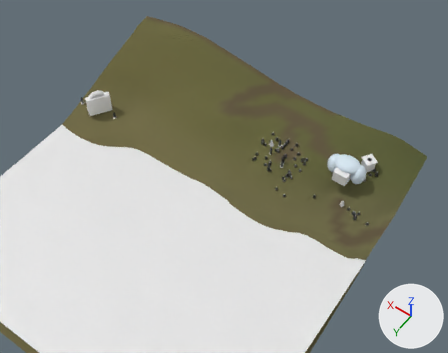
The glTF model eloria-assets/maps/nymara-regions/whitehorn_range/chunks/05_00/world.glb as it was, and as the next commit left it.
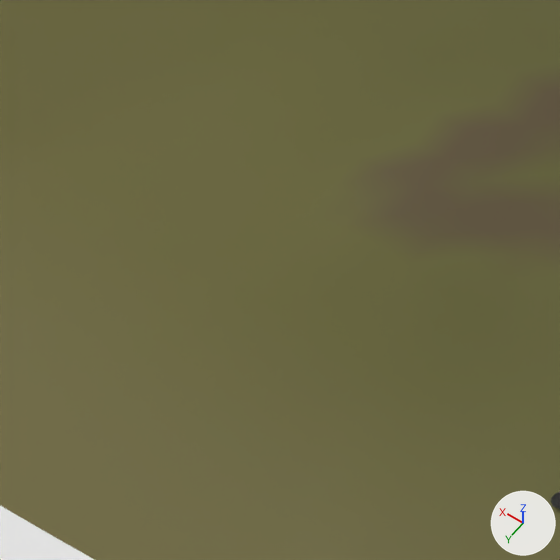
Old and new are each drawn from a 50 mm lens placed at (-87.5, 241.0, 137.4), pointed at (-24.6, 153.0, -0.9) and again close up on the part from 35% to 57% of the width and 21% to 48% of the height. The axes (+X, +Y, +Z) are drawn at lower right. The lights are the same throughout. The first two pictures are the older version. Where no turn or scale is listed for an object, it has been applied to the vertices.

The scene before the commit, as lines of its bpy script (objects in view):
```python
me_terrain_whitehorn_range_05_00 = bpy.data.meshes.new('Terrain_whitehorn_range_05_00')
me_terrain_whitehorn_range_05_00.from_pydata(...)  # 2401 vertices, 4608 faces; spans x 480.0..576.0, y -96.0..0.0, z -13.8..16.2
me_terrain_whitehorn_range_05_00.materials.append(mat_continental_ground)  # its picture is missing
me_water_whitehorn_range_05_00 = bpy.data.meshes.new('Water_whitehorn_range_05_00')
me_water_whitehorn_range_05_00.from_pydata(...)  # 1586 vertices, 2961 faces; spans x 480.0..576.0, y -65.4..0.0, z 0.0
me_water_whitehorn_range_05_00.materials.append(mat_water_sea)  # its picture is missing
ob_terrain_whitehorn_range_05_00 = bpy.data.objects.new('Terrain_whitehorn_range_05_00', me_terrain_whitehorn_range_05_00)
ob_terrain_whitehorn_range_05_00.location = (-550.0, 220.0, 0.0)
ob_water_whitehorn_range_05_00 = bpy.data.objects.new('Water_whitehorn_range_05_00', me_water_whitehorn_range_05_00)
ob_water_whitehorn_range_05_00.location = (-550.0, 220.0, 0.0)
```
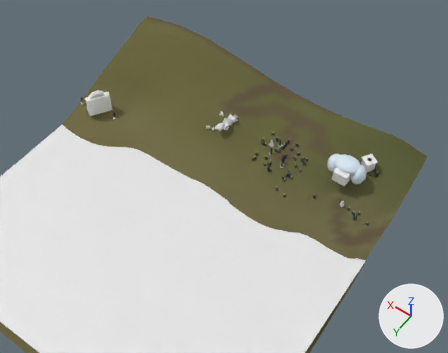
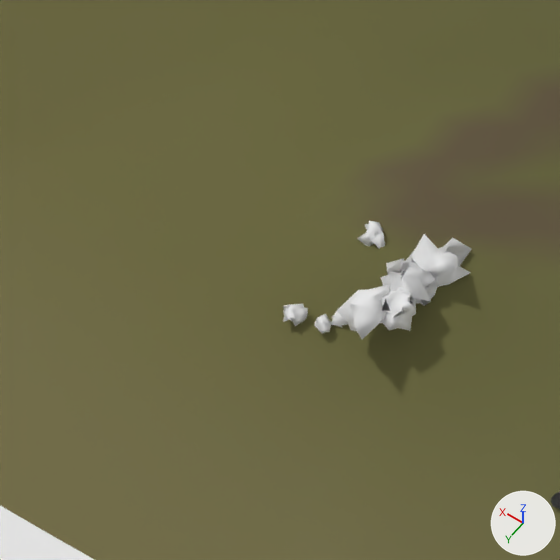
Boxes [x1, y1, x2, y2] around the edits, measured in the close-ups (560 x 560 px):
'Outcrop_0002_0_Prop_rocks_0529', added
    after: [337, 221, 472, 339]
'Outcrop_0002_1_Prop_rocks_0115', added
    after: [283, 304, 348, 334]

What the commit changed:
Mesh me_rocks_1 is new.
It has 126 vertices, 240 faces and spans x -2.1..1.31, y -0.89..1.29, z -0.63..0.46.
It uses material mat_cliff_rock (its picture is missing).
Mesh me_rocks_0 is new.
It has 210 vertices, 400 faces and spans x -2.64..3.17, y -3.07..4.64, z -1.6..0.83.
It uses material mat_cliff_rock (its picture is missing).
Object 'Outcrop_0002_1_Prop_rocks_0115' (ob_outcrop_0002_1_prop_rocks_0115) is new; it shows me_rocks_1.
Its location is (-14.96, 145.69, 7.32).
Object 'Outcrop_0002_0_Prop_rocks_0529' (ob_outcrop_0002_0_prop_rocks_0529) is new; it shows me_rocks_0.
Its location is (-18.11, 142.67, 9.62).
